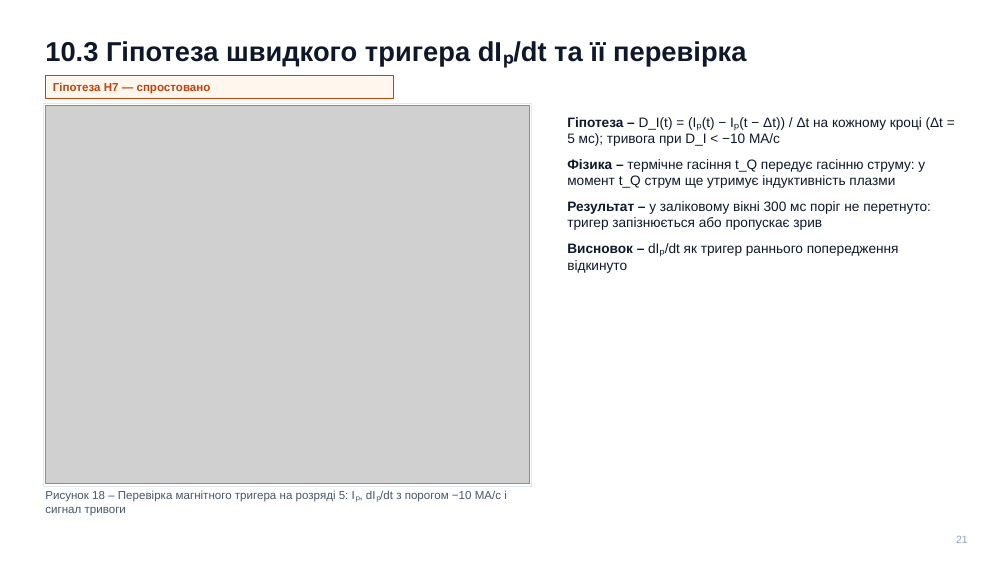
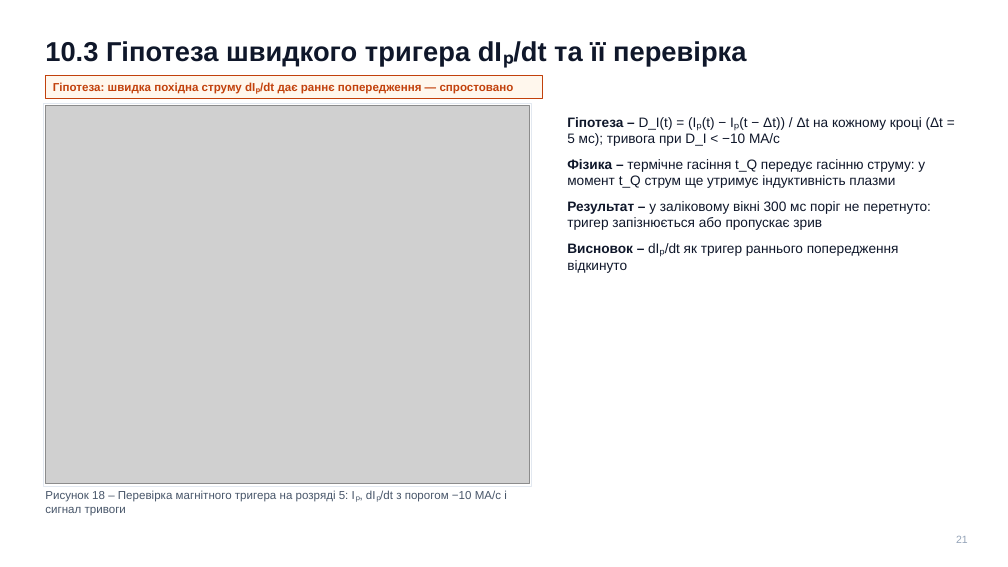
Before and after one commit to llllenah/plasma-disruption-prediction, a slide deck: slide 21 of docs/presentation.pptx. Drawn at 1008x567 pixels with LibreOffice and Linux fonts; fonts in the diff are those of the drawing; grey boxes stand for pictures. Boxes give left, top, right and bottom in pixels: in the first picture for what was removed or moved away, otherwise in the second. Text is boxed around its words. In the diff, an @@ line names an element or a change of style, - is before the commit and + after.

```diff
--- a/docs/presentation.pptx
+++ b/docs/presentation.pptx
@@ rectangle: place and size @@
-rectangle at <box>45,76,393,98</box>
+rectangle at <box>45,76,543,98</box>
@@ text at <box>53,82,514,94</box>: text changed @@
-Гіпотеза H7 — спростовано
+Гіпотеза: швидка похідна струму dIₚ/dt дає раннє попередження — спростовано
```
Also in this commit, not shown: 6 other slides changed, 1 other file.
